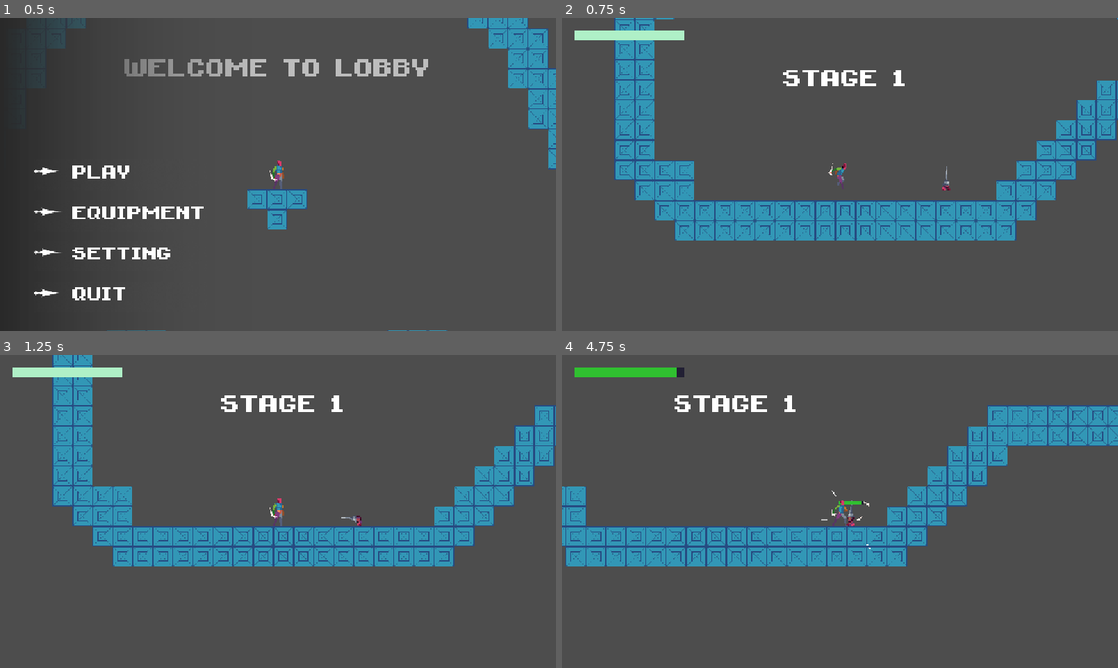
Above: before the commit, frames 1-4 (two rows, left to right).
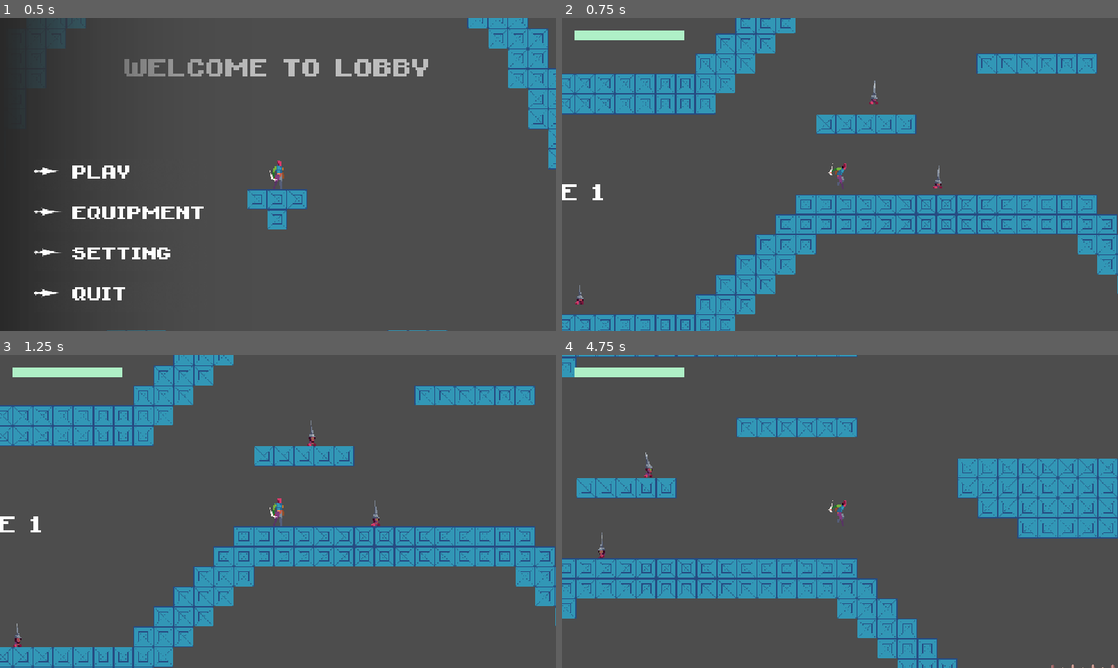
Above: after the commit, the same moments.

Repository: jbradlim08/MindBlade
Game: Godot game, scene res://scene/game/main_menu.tscn
Same seed, same stepped clock (60 frames per second), same inputs: the game is played once before the commit and once after it.
Inputs (mouse positions are in pixels of both pictures, inside the frame that each line leads up to):
- Up to frame 1 (0.5 s): no input
- Up to frame 2 (0.75 s): click (684, 174) at 0.5 s
- Up to frame 3 (1.25 s): no input
- Up to frame 4 (4.75 s): tap Enter at 1.25 s; move the mouse to (962, 495) at 1.27 s; hold D (right) 1.28-2.78 s; tap Space (dash) at 1.35 s; tap W (jump) at 1.52, 1.82, 2.27, 2.57, 3.77, 4.07, 4.52, 4.55 s; click (962, 495) at 1.55 s; move the mouse to (728, 527) at 2.02 s; click (728, 527) at 2.1 s; tap Middle mouse button (middle-mouse) at 2.3 s; move the mouse to (895, 442) at 2.77 s; hold A (left) 2.78-3.53 s; hold Middle mouse button (middle-mouse) 2.78-3.53 s; click (895, 442) at 2.92 s; right-click (895, 442) at 3.05 s; move the mouse to (945, 405) at 3.52 s; hold D (right) from 3.53 s (still down); right-click (945, 405) at 3.6 s; click (945, 405) at 3.67 s; tap Shift at 3.8, 4.35 s; move the mouse to (1006, 558) at 4.27 s; click (1006, 558) at 4.42 s

Frame 1 is identical in both runs. In frame 2, 28% of the frame differs, in the area x 0-100%, y 0-100%; in frame 3, 26%; in frame 4, 32%.

Commit message:
Reimplement all of the behavior of HeadKnife. Reorganize the code to be more readable. Remove all redundant code. Finish all states' behavior except CHARGE state

Diff:
--- a/character/base_player.gd
+++ b/character/base_player.gd
@@ -101,7 +101,9 @@
 
 func handle_jump() -> void:
 	# Start jump
-	if Input.is_action_just_pressed("jump") and jump_count < max_jumps and not is_jump_attack:
+	if Input.is_action_just_pressed("jump") and \
+	   jump_count < max_jumps and \
+	   not is_jump_attack:
 		set_state(PlayerState.JUMP)
 		velocity.y = jump_velocity
 		if is_on_floor():
@@ -116,7 +118,9 @@
 			velocity.y *= jump_cut_multiplier
 
 func handle_fall() -> void:
-	if Input.is_action_just_pressed("down") and not is_on_floor() and cur_state != PlayerState.JUMP_ATTACK:
+	if Input.is_action_just_pressed("down") and \
+	   not is_on_floor() and \
+	   cur_state != PlayerState.JUMP_ATTACK:
 		velocity.y = fall_velocity
 
 func handle_dash() -> void:
--- a/enemy/base_enemy.gd
+++ b/enemy/base_enemy.gd
@@ -14,6 +14,7 @@
 var player_ref: Player
 var hp: float
 var points: int
+var gravity_scale: float = 0.5
 
 func _ready() -> void:
 	player_ref = get_tree().get_first_node_in_group(
--- a/enemy/ground/headknife.gd
+++ b/enemy/ground/headknife.gd
@@ -2,65 +2,44 @@
 
 class_name HeadKnife
 
-enum HKState{
+enum HKState {
 	IDLE,
 	PATROL,
 	CHARGE,
+	ATTACK,
 	FALL,
-	ATTACK,
 	HURT,
 	DIE
 }
 
 @onready var sprite: Sprite2D = $Sprite2D
-@onready var front_detector: RayCast2D = $FrontDetector
+@onready var wall_detector: RayCast2D = $WallDetector
+@onready var back_detector: RayCast2D = $BackDetector
 @onready var ground_detector: RayCast2D = $GroundDetector
-@onready var player_detector: RayCast2D = $PlayerDetector
-@onready var movement_timer: Timer = $MovementTimer
+@onready var attack_domain: Area2D = $AttackDomain
+@onready var patrol_timer: Timer = $PatrolTimer
 @onready var hurt_timer: Timer = $HurtTimer
 
-@export var gravity_scale: float = 0.5
-@export var speed: float = 70.0
-@export var charge_speed: float = 120.0
-@export var max_dist_x_to_player: float = 40.0
-@export var max_dist_y_to_player: float = 60.0
-
+var prev_state: HKState
 var cur_state: HKState
-var dir: float = 0.0
-var to_player_dir: float = 0.0 # for charge purpose
-var state_velocity_x: float = 0.0
-
-# can do state
-var can_patrol: bool = true
-var can_go_down: bool = true
+var dir: float
+var speed: float = 70.0
+var charge_speed: float = 120.0
+var can_charge: bool = false
 var can_attack: bool = false
 var can_hurt: bool = true
-var can_change_state: bool = true
-
 
 func _ready() -> void:
 	enemy_die.connect(set_state.bind(HKState.DIE))
 	hp = DataManager.get_headknife_hp()
+	set_state(HKState.IDLE)
 	super()
 
 func _physics_process(delta: float) -> void:
-	super(delta)
 	apply_gravity(delta)
 
-
-	check_all_detector()
-	update_to_player_dir()
-	update_player_detector()
-
-	# check the state
-	check_state_movement()
-	check_state_fall()
-
-	# the physics
-	handle_movement()
-	handle_facing()
-	handle_charge()
-	handle_attack()
+	check_state()
+	check_detectors()
 
 	move_and_slide()
 
@@ -68,121 +47,53 @@
 	if not is_on_floor():
 		velocity += get_gravity() * gravity_scale * delta
 
-func check_state_movement() -> void:
-	if not is_on_floor():
-		return
-	if dir == 0.0:
-		set_state(HKState.IDLE)
-	else:
-		if not can_charge():
-			set_state(HKState.PATROL)
-
-func check_state_fall() -> void:
-	if not is_on_floor() and velocity.y >= 0:
-		set_state(HKState.FALL)
-
-
-func check_all_detector() -> void:
-	if not is_on_floor() or can_charge() or can_attack:
-		return
-
-	if front_detector.is_colliding():
-			dir = -dir
-
-	if not ground_detector.is_colliding():
-		dir = -dir
-	#print(dir)
-
-func handle_movement() -> void:
-	if cur_state == HKState.HURT:
-		return
-
-	velocity.x = dir * state_velocity_x
-
-func handle_facing() -> void:
+func update_facing() -> void:
 	if not is_on_floor():
 		return
 	if dir > 0.0:
-		sprite.flip_h = false
-		hitbox_col.scale.x = 1.0
-		ground_detector.position.x = 25
-		front_detector.target_position.x = 18
+		self.transform.x.x = 1.0
+
 	elif dir < 0.0:
-		sprite.flip_h = true
-		hitbox_col.scale.x = -1.0
-		ground_detector.position.x = -25
-		front_detector.target_position.x = -18
-
-func handle_charge() -> void:
-	if can_charge():
-		set_state(HKState.CHARGE)
-		if player_ref.global_position.x > global_position.x:
-			dir = 1.0
+		self.transform.x.x = -1.0
+
+func check_detectors() -> void:
+	if cur_state == HKState.PATROL or cur_state == HKState.CHARGE:
+		if (
+			wall_detector.is_colliding() and \
+			ground_detector.is_colliding() and \
+			not back_detector.is_colliding()
+		   ) or \
+		   (
+			not wall_detector.is_colliding() and \
+			not ground_detector.is_colliding() and \
+			not back_detector.is_colliding()
+		   ):
+			dir = -dir
 		else:
-			dir = -1.0
-
-func handle_attack() -> void:
+			dir = dir
+		set_state(HKState.PATROL)
+	else: return
+
+func check_state() -> void:
+	if cur_state == HKState.HURT:
+		return
+	if is_on_floor():
+		if dir == 0.0 and cur_state != HKState.IDLE:
+			set_state(HKState.IDLE)
+		elif dir != 0.0 and cur_state != HKState.PATROL:
+			set_state(HKState.PATROL)
+	else:
+		if velocity.y > 0.0 and cur_state != HKState.FALL:
+			set_state(HKState.FALL)
+
 	if can_attack and cur_state != HKState.FALL:
 		set_state(HKState.ATTACK)
 
-func update_to_player_dir() -> void:
-	if global_position.x <= player_ref.global_position.x:
-		to_player_dir = 1.0
-	else:
-		to_player_dir = -1.0
-
-func update_player_detector() -> void:
-	player_detector.rotation = global_position.angle_to_point(player_ref.global_position) \
-							   - deg_to_rad(90.0)
-
-func field_of_view() -> bool:
-	var horizon_dir: Vector2 = Vector2.RIGHT * to_player_dir
-	var to_player: Vector2 = global_position.direction_to(player_ref.global_position)
-	var angle: float = abs(horizon_dir.angle_to(to_player))
-	return angle <= deg_to_rad(18.0)
-	# minimum height for field of view and player detection to 'true'
-	# h = sin(18) * 200px(player detector length) = 60
-	# slightly lower than 2 tiles
-
-func player_detected() -> bool:
-	if not player_detector.is_colliding():
-		return false
-	else:
-		var collider = player_detector.get_collider()
-		return collider.is_in_group("player_body")
-
-func can_charge() -> bool:
-	var charge: bool
-	if not is_on_floor() or \
-	   not field_of_view() or \
-	   not player_detected() or \
-	   can_attack:
-		charge = false
-	else:
-		charge = true
-
-	if global_position.y > player_ref.global_position.y:
-		if global_position.y - player_ref.global_position.y <= max_dist_y_to_player and \
-		   player_ref.is_on_floor() and \
-		   abs(global_position.x - player_ref.global_position.x) <= max_dist_x_to_player:
-			charge = true
-
-	return charge
-
-#region State
 func set_state(new_state: HKState) -> void:
-	if new_state == HKState.DIE: # not trying to prevent if it's die
-		die()
-		return
-	#if new_state == HKState.FALL: # to prevent delay when pushed off from hill
-		#fall()
-	if cur_state == new_state or not can_change_state:
-		return
-
+	prev_state = cur_state
 	cur_state = new_state
 	print("HK: ", HKState.keys()[cur_state])
-
-	match cur_state:
+	match new_state:
 		HKState.IDLE:
 			idle()
 		HKState.PATROL:
@@ -195,31 +106,31 @@
 			fall()
 		HKState.HURT:
 			hurt()
-		#HKState.DIE:
-			#die()
+		HKState.DIE:
+			die()
 
 func idle() -> void:
 	dir = 0.0
-	state_velocity_x = 0.0
+	velocity.x = 0
+
 	anim.play("idle")
-	movement_timer.start()
-	front_detector.enabled = false
+	patrol_timer.start()
 
 func patrol() -> void:
-	state_velocity_x = speed
+	velocity.x = dir * speed
+	update_facing()
+
 	anim.play("patrol")
-	movement_timer.start()
-	front_detector.enabled = true
+	if prev_state == HKState.PATROL:
+		return
+	patrol_timer.start()
 
 func charge() -> void:
-	state_velocity_x = charge_speed
-	anim.play("charge")
-	movement_timer.stop()
-	front_detector.enabled = false
+	pass
 
 func attack() -> void:
-	dir = to_player_dir
-	handle_facing()
+	dir = -to_player_dir()
+	update_facing()
 	set_physics_process(false)
 
 	anim.play("attack")
@@ -227,24 +138,18 @@
 
 	set_physics_process(true)
 
-func jump() -> void:
-	anim.play("jump")
-
 func fall() -> void:
 	anim.play("fall")
 
 func hurt() -> void:
-	set_collision_mask_value(4, false)
-	set_collision_layer_value(4, false)
-
+	# to avoid physics set to false when attacking
 	set_physics_process(true)
-	update_to_player_dir()
-	# to avoid physics set to false when attacking
-	can_change_state = false
+	Utils.toggle_col_layer_mask(self, 4, false)
 	can_hurt = false
 
-	velocity.x = -to_player_dir * 150
+	velocity.x = to_player_dir() * 150
 	velocity.y = -50
+
 	anim.play("hurt")
 	await anim.animation_finished
 
@@ -254,48 +159,42 @@
 func die() -> void:
 	set_physics_process(false)
 	anim.play("die")
-	state_velocity_x = 0.0
+	velocity.x = 0.0
 	health_bar.hide()
 	Utils.toggle_collision_shape(hurtbox_col, false)
 	Utils.toggle_collision_shape(body_col, false)
 
-#endregion
-
-#region HealthPoint
+# Auxiliary
+func to_player_dir() -> float:
+	return sign(global_position.x - player_ref.global_position.x)
+
 func take_damage(amount: int) -> void:
 	if can_hurt:
 		set_state(HKState.HURT)
 		super(amount)
 
-#endregion
-
-#region Signal
+func _on_patrol_timer_timeout() -> void:
+	if cur_state == HKState.IDLE:
+		dir = 1.0 if randi_range(0, 1) == 0 else -1.0
+		set_state(HKState.PATROL)
+	elif cur_state == HKState.PATROL:
+		set_state(HKState.IDLE)
+
+
+func _on_attack_domain_body_entered(body: Node2D) -> void:
+	can_attack = true
+
+
+func _on_attack_domain_body_exited(body: Node2D) -> void:
+	can_attack = false
+
+
 func _on_hitbox_area_entered(area: Area2D) -> void:
 	if area.is_in_group("player_hurt"):
-		area.get_parent().take_damage(DataManager.get_dmg_default())
-
-
-# interchange between IDLE and PATROL
-func _on_movement_timer_timeout() -> void:
-	print('take turn')
-	if cur_state == HKState.IDLE:
-		set_state(HKState.PATROL)
-		dir = 1.0 if randi_range(0, 1) == 0 else -1.0
-	elif cur_state == HKState.PATROL:
-		set_state(HKState.IDLE)
-
-
-func _on_attack_domain_body_entered(body: Node2D) -> void:
-	can_attack = true
-
-
-func _on_attack_domain_body_exited(body: Node2D) -> void:
-	can_attack = false
+		area.get_parent().take_damage(DataManager.get_headknife_dmg())
 
 
 func _on_hurt_timer_timeout() -> void:
-	can_change_state = true
 	can_hurt = true
-	set_collision_mask_value(4, true)
-	set_collision_layer_value(4, true)
+	Utils.toggle_col_layer_mask(self, 4, true)
 	set_state(HKState.IDLE)
--- a/enemy/ground/headknife.tscn
+++ b/enemy/ground/headknife.tscn
@@ -310,11 +310,6 @@
 
 [node name="HeadKnife" instance=ExtResource("1_eqcei")]
 script = ExtResource("2_eyo82")
-gravity_scale = 0.5
-speed = 70.0
-charge_speed = 120.0
-max_dist_x_to_player = 40.0
-max_dist_y_to_player = 60.0
 
 [node name="Sprite2D" parent="." index="1"]
 texture = ExtResource("3_eyo82")
@@ -340,10 +335,9 @@
 _size = Vector2(40, 5)
 _position = Vector2(-20, -30)
 
-[node name="MovementTimer" type="Timer" parent="." index="7"]
+[node name="PatrolTimer" type="Timer" parent="." index="7"]
 wait_time = 3.5
 one_shot = true
-autostart = true
 
 [node name="HurtTimer" type="Timer" parent="." index="8"]
 wait_time = 0.4
@@ -355,19 +349,25 @@
 position = Vector2(0, -12.5)
 shape = SubResource("RectangleShape2D_kc6ms")
 
-[node name="FrontDetector" type="RayCast2D" parent="." index="10"]
+[node name="WallDetector" type="RayCast2D" parent="." index="10"]
 target_position = Vector2(18, 0)
 collision_mask = 2568
 
-[node name="GroundDetector" type="RayCast2D" parent="." index="11"]
+[node name="BackDetector" type="RayCast2D" parent="." index="11"]
+target_position = Vector2(-60, 0)
+collision_mask = 2560
+
+[node name="GroundDetector" type="RayCast2D" parent="." index="12"]
 position = Vector2(25, 0)
+target_position = Vector2(0, 32)
 collision_mask = 512
 
-[node name="PlayerDetector" type="RayCast2D" parent="." index="12"]
+[node name="PlayerDetector" type="RayCast2D" parent="." index="13"]
+visible = false
 target_position = Vector2(0, 200)
 collision_mask = 513
 
-[node name="ViewTester" type="Node2D" parent="." index="13"]
+[node name="ViewTester" type="Node2D" parent="." index="14"]
 visible = false
 
 [node name="RayCast2D" type="RayCast2D" parent="ViewTester" index="0"]
@@ -384,8 +384,7 @@
 polygon = PackedVector2Array(-268, -87, -268, 87, 0, 0)
 
 [connection signal="area_entered" from="Hitbox" to="." method="_on_hitbox_area_entered"]
-[connection signal="body_entered" from="Hitbox" to="." method="_on_hitbox_body_entered"]
-[connection signal="timeout" from="MovementTimer" to="." method="_on_movement_timer_timeout"]
+[connection signal="timeout" from="PatrolTimer" to="." method="_on_patrol_timer_timeout"]
 [connection signal="timeout" from="HurtTimer" to="." method="_on_hurt_timer_timeout"]
 [connection signal="body_entered" from="AttackDomain" to="." method="_on_attack_domain_body_entered"]
 [connection signal="body_exited" from="AttackDomain" to="." method="_on_attack_domain_body_exited"]
--- a/global/data_manager.gd
+++ b/global/data_manager.gd
@@ -41,7 +41,9 @@
 #region Enemy
 var dummy_hp: int = 250
 var headknife_hp: int = 100
+var headknife_dmg: int = 10
 
 func get_dummy_hp() -> int: return dummy_hp
 func get_headknife_hp() -> int: return headknife_hp
+func get_headknife_dmg() -> int: return headknife_dmg
 #endregion
--- a/scene/game/level.tscn
+++ b/scene/game/level.tscn
@@ -28,7 +28,7 @@
 [node name="ObjectContainer" parent="." instance=ExtResource("3_jnrmd")]
 
 [node name="Vier" parent="." node_paths=PackedStringArray("danger_tilemap") instance=ExtResource("2_jnrmd")]
-position = Vector2(360, 465)
+position = Vector2(839, 283)
 danger_tilemap = NodePath("../Danger")
 
 [node name="Camera" parent="Vier" instance=ExtResource("8_u2b8d")]
@@ -48,8 +48,11 @@
 text = "STAGE 1"
 label_settings = ExtResource("9_07p8p")
 
-[node name="HeadKnife4" parent="." instance=ExtResource("8_kapys")]
-position = Vector2(892, 169)
+[node name="HeadKnife5" parent="." instance=ExtResource("8_kapys")]
+position = Vector2(423, 479)
 
-[node name="HeadKnife5" parent="." instance=ExtResource("8_kapys")]
-position = Vector2(528, 479)
+[node name="HeadKnife6" parent="." instance=ExtResource("8_kapys")]
+position = Vector2(994, 295)
+
+[node name="HeadKnife7" parent="." instance=ExtResource("8_kapys")]
+position = Vector2(892, 160)
--- a/script/health_bar.gd
+++ b/script/health_bar.gd
@@ -21,7 +21,6 @@
 
 	max_value = max_hp
 	set_value(cur_hp)
-	print(value, max_value)
 
 	set_color()
 	set_size_and_position()
--- a/utilities/utils.gd
+++ b/utilities/utils.gd
@@ -7,3 +7,7 @@
 
 static func toggle_collision_shape(shape: CollisionShape2D, switch_on: bool) -> void:
 	shape.set_deferred("disabled", not switch_on)
+
+static func toggle_col_layer_mask(obj, number: int, val: bool) -> void:
+	obj.set_collision_mask_value(number, val)
+	obj.set_collision_layer_value(number, val)
